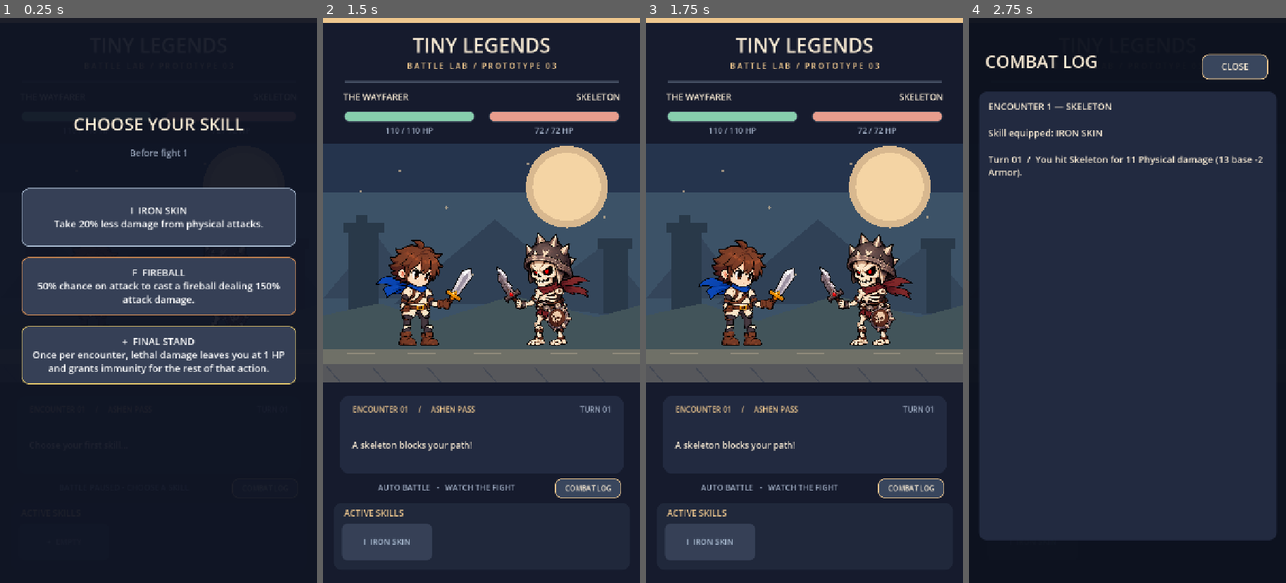
Above: before the commit, frames 1-4 (left to right).
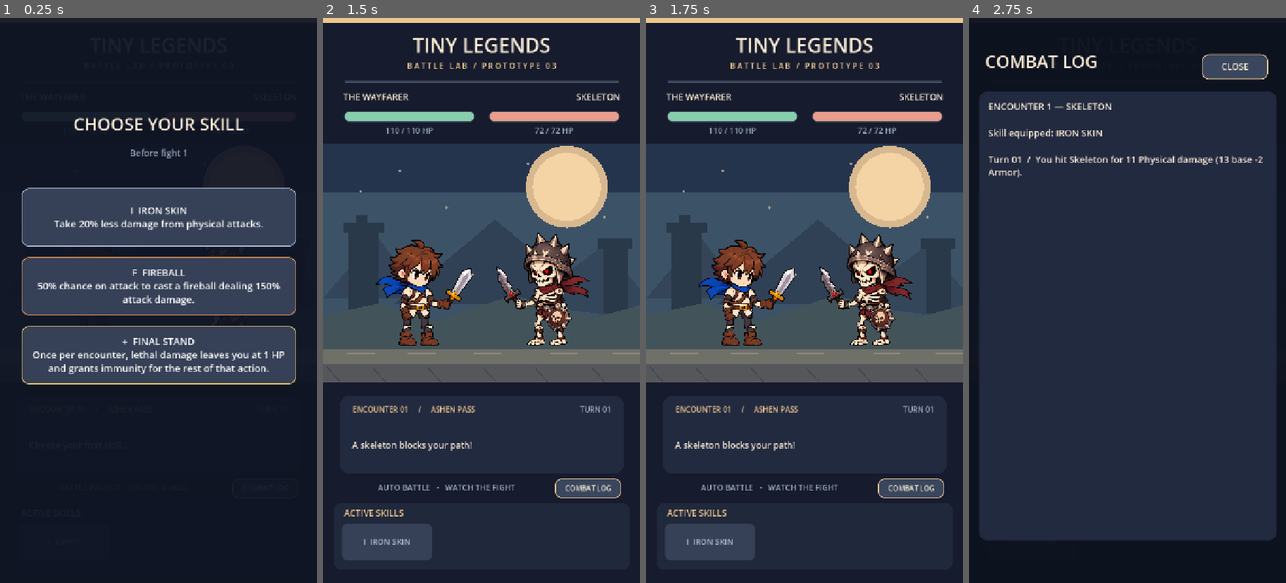
Above: after the commit, the same moments.

Repository: lymmers/Vidja-game
Game: Godot game, scene res://scenes/battle_screen.tscn
Same seed, same stepped clock (60 frames per second), same inputs: the game is played once before the commit and once after it.
Inputs:
- Up to frame 1 (0.25 s): no input
- Up to frame 2 (1.5 s): click "COMBAT LOG" at 0.5 s; click "I IRON SKIN Take 20% less dam…" at 1.25 s
- Up to frame 3 (1.75 s): no input
- Up to frame 4 (2.75 s): click "COMBAT LOG" at 2 s

The runs differ from the first frame. In frame 2, less than 0.1% of the frame differs, in the area x 24-77%, y 50-54%; in frame 3, less than 0.1%; in frame 4, nothing differs.

Commit message:
Fix forearm occlusion and document rendered rig comparison

Diff:
--- a/characters/hero/hero.tscn
+++ b/characters/hero/hero.tscn
@@ -684,7 +684,7 @@
 
 scale = Vector2(0.208955223880597, 0.19291338582677164)
 
-z_index = 3
+z_index = 9
 
 texture = ExtResource("5")
 
--- a/characters/hero/rig.json
+++ b/characters/hero/rig.json
@@ -201,7 +201,7 @@
         0.5,
         0.12
       ],
-      "z": 3
+      "z": 9
     },
     {
       "name": "scarf",
--- a/characters/skeleton/rig.json
+++ b/characters/skeleton/rig.json
@@ -201,7 +201,7 @@
         0.5,
         0.12
       ],
-      "z": 3
+      "z": 9
     },
     {
       "name": "scarf",
--- a/characters/skeleton/skeleton.tscn
+++ b/characters/skeleton/skeleton.tscn
@@ -684,7 +684,7 @@
 
 scale = Vector2(0.23931623931623933, 0.18490566037735848)
 
-z_index = 3
+z_index = 9
 
 texture = ExtResource("5")
 
--- /dev/null
+++ b/tests/test_rig_layering.gd
@@ -0,0 +1,38 @@
+extends SceneTree
+## Render-order contract for supplied cutout parts in every animated state.
+const Scenes = [preload("res://characters/hero/hero.tscn"), preload("res://characters/skeleton/skeleton.tscn")]
+var failures := 0
+func _initialize() -> void:
+	call_deferred("run")
+func check(ok: bool, reason: String) -> void:
+	if not ok:
+		failures += 1
+		push_error("FAIL: " + reason)
+func effective_z(item: CanvasItem) -> int:
+	return item.z_index + (effective_z(item.get_parent()) if item.z_as_relative and item.get_parent() is CanvasItem else 0)
+func run() -> void:
+	for scene in Scenes:
+		var actor = scene.instantiate()
+		root.add_child(actor)
+		actor.animation_player.callback_mode_process = AnimationMixer.ANIMATION_CALLBACK_MODE_PROCESS_MANUAL
+		for facing in [-1, 1]:
+			actor.set_facing(facing)
+			for action in ["idle", "attack", "hit", "interrupted", "reset"]:
+				actor.play_action("attack" if action in ["interrupted", "reset"] else action)
+				actor.animation_player.advance(0.18)
+				if action in ["interrupted", "reset"]:
+					actor.play_action("hit" if action == "interrupted" else "idle")
+				for sample in range(20):
+					actor.animation_player.advance(0.04)
+					var parts := {}
+					for sprite in actor.find_children("Art_*", "Sprite2D", true, false):
+						parts[str(sprite.name)] = sprite
+					for forearm in ["Art_forearm", "Art_far_forearm"]:
+						check(effective_z(parts[forearm]) > effective_z(parts["Art_torso"]), "%s %s: %s above torso" % [actor.name, action, forearm])
+						check(effective_z(parts[forearm]) > effective_z(parts["Art_pelvis"]), "%s %s: %s above pelvis" % [actor.name, action, forearm])
+					check(effective_z(parts["Art_far_forearm"]) < effective_z(parts["Art_shield"]), "Shield stays above supporting forearm")
+					check(effective_z(parts["Art_far_upper_arm"]) < effective_z(parts["Art_torso"]), "Far shoulder remains behind torso")
+		actor.queue_free()
+		await process_frame
+	print("PASS: rig layering in both facings, idle, attack, hit, interruption and reset" if failures == 0 else "FAIL: rig layering")
+	quit(1 if failures else 0)
--- /dev/null
+++ b/tools/capture_rigs.gd
@@ -0,0 +1,125 @@
+extends SceneTree
+## Diagnostic screenshots from the actual renderer; requires a graphical display.
+## Run with --script res://tools/capture_rigs.gd -- game OUTPUT_DIRECTORY.
+## For the original standalone project use an absolute script path and mode demo.
+var actors: Array = []
+func _initialize() -> void:
+	call_deferred("run")
+func run() -> void:
+	var args = OS.get_cmdline_user_args()
+	var mode: String = args[0]
+	var output: String = args[1]
+	DirAccess.make_dir_recursive_absolute(output)
+	if mode == "comparison":
+		await capture_comparison(output)
+		quit()
+		return
+	if mode == "combat":
+		await capture_combat(output)
+		quit()
+		return
+	var container
+	if mode == "game":
+		root.size = Vector2i(720, 1280)
+		container = load("res://scenes/battle_screen.tscn").instantiate()
+		root.add_child(container)
+		container.draft_overlay.hide()
+		actors = [container.stage.hero_actor, container.stage.enemy_actor]
+	else:
+		root.size = Vector2i(1000, 650)
+		container = load("res://demo.tscn").instantiate()
+		root.add_child(container)
+		container.set_process(false)
+		actors = [container.hero, container.enemy]
+	for actor in actors:
+		actor.set_block_signals(true)
+		actor.animation_player.callback_mode_process = AnimationMixer.ANIMATION_CALLBACK_MODE_PROCESS_MANUAL
+	for action in ["idle", "attack", "attack_contact", "recovery", "hit", "interrupted", "reset"]:
+		for actor in actors:
+			actor.play_action("attack" if action in ["interrupted", "reset", "attack_contact", "recovery"] else action)
+			var sample: float = 0.18 if action in ["attack", "interrupted", "reset"] else 0.07
+			if action == "attack_contact": sample = 0.29
+			if action == "recovery": sample = 0.55
+			actor.animation_player.advance(sample)
+			if action == "interrupted":
+				actor.play_action("hit")
+				actor.animation_player.advance(0.07)
+			if action == "reset":
+				actor.play_action("idle")
+		await process_frame
+		await RenderingServer.frame_post_draw
+		var path: String = output + "/" + mode + "-" + action + ".png"
+		assert(root.get_texture().get_image().save_png(path) == OK)
+		print("CAPTURE: ", path)
+	container.queue_free()
+	await process_frame
+	quit()
+
+
+func capture_combat(output: String) -> void:
+	root.size = Vector2i(720, 1280)
+	var screen = load("res://scenes/battle_screen.tscn").instantiate()
+	root.add_child(screen)
+	screen.battle.rng.seed = 177
+	screen._choose_skill("iron_skin")
+	var captured := {}
+	for frame in range(12000):
+		await process_frame
+		if screen.choosing:
+			screen._choose_skill("fireball")
+		var hero = screen.stage.hero_actor
+		var enemy = screen.stage.enemy_actor
+		var name: String = ""
+		if enemy != null and hero.active_action == &"attack" and enemy.active_action == &"hit":
+			name = "combat-hero-contact"
+		elif enemy != null and enemy.active_action == &"attack" and hero.active_action == &"hit":
+			name = "combat-enemy-contact"
+		elif screen.battle.encounter == 2 and hero.active_action == &"hit":
+			name = "combat-alchemist-hit"
+		if not name.is_empty() and not captured.has(name):
+			await RenderingServer.frame_post_draw
+			assert(root.get_texture().get_image().save_png(output + "/" + name + ".png") == OK)
+			captured[name] = true
+			print("CAPTURE: ", name)
+		if screen.replay_button.visible:
+			break
+	assert(captured.size() == 3, "All required combat captures completed")
+	screen.queue_free()
+	await process_frame
+
+
+func capture_comparison(output: String) -> void:
+	root.content_scale_size = Vector2i(990, 450)
+	root.content_scale_mode = Window.CONTENT_SCALE_MODE_DISABLED
+	root.size = Vector2i(990, 450)
+	var canvas := Control.new()
+	root.add_child(canvas)
+	var background := ColorRect.new()
+	background.color = Color("e9e4d8")
+	background.size = Vector2(990, 450)
+	canvas.add_child(background)
+	var panels := [
+		["Original demo (unchanged)", "source-demo-idle.png", Rect2i(230, 105, 280, 330)],
+		["Game before", "game-before-idle.png", Rect2i(110, 490, 250, 260)],
+		["Game corrected", "game-after-idle.png", Rect2i(110, 490, 250, 260)],
+	]
+	for index in range(panels.size()):
+		var panel: Array = panels[index]
+		var label := Label.new()
+		label.text = panel[0]
+		label.position = Vector2(index * 330 + 10, 16)
+		label.add_theme_color_override("font_color", Color("273846"))
+		label.add_theme_font_size_override("font_size", 20)
+		canvas.add_child(label)
+		var texture := TextureRect.new()
+		texture.texture = ImageTexture.create_from_image(Image.load_from_file(output + "/" + panel[1]).get_region(panel[2]))
+		texture.expand_mode = TextureRect.EXPAND_IGNORE_SIZE
+		texture.stretch_mode = TextureRect.STRETCH_KEEP_ASPECT_CENTERED
+		texture.position = Vector2(index * 330 + 10, 55)
+		texture.size = Vector2(310, 350)
+		canvas.add_child(texture)
+	await process_frame
+	await RenderingServer.frame_post_draw
+	assert(root.get_texture().get_image().save_png(output + "/forearm-layering-comparison.png") == OK)
+	canvas.queue_free()
+	await process_frame
Not shown, added: docs/visual-evidence/.gdignore
Binary file added: docs/visual-evidence/combat-alchemist-hit.png
Binary file added: docs/visual-evidence/combat-hero-contact.png
Binary file added: docs/visual-evidence/forearm-layering-comparison.png
Binary file added: docs/visual-evidence/game-after-attack.png
Binary file added: docs/visual-evidence/game-after-hit.png
Binary file added: docs/visual-evidence/game-after-idle.png
Binary file added: docs/visual-evidence/game-after-interrupted.png
Binary file added: docs/visual-evidence/game-before-idle.png
Binary file added: docs/visual-evidence/source-demo-idle.png
Not shown, added: tests/test_rig_layering.gd.uid
Not shown, added: tools/capture_rigs.gd.uid
(and 4 more such lines)
